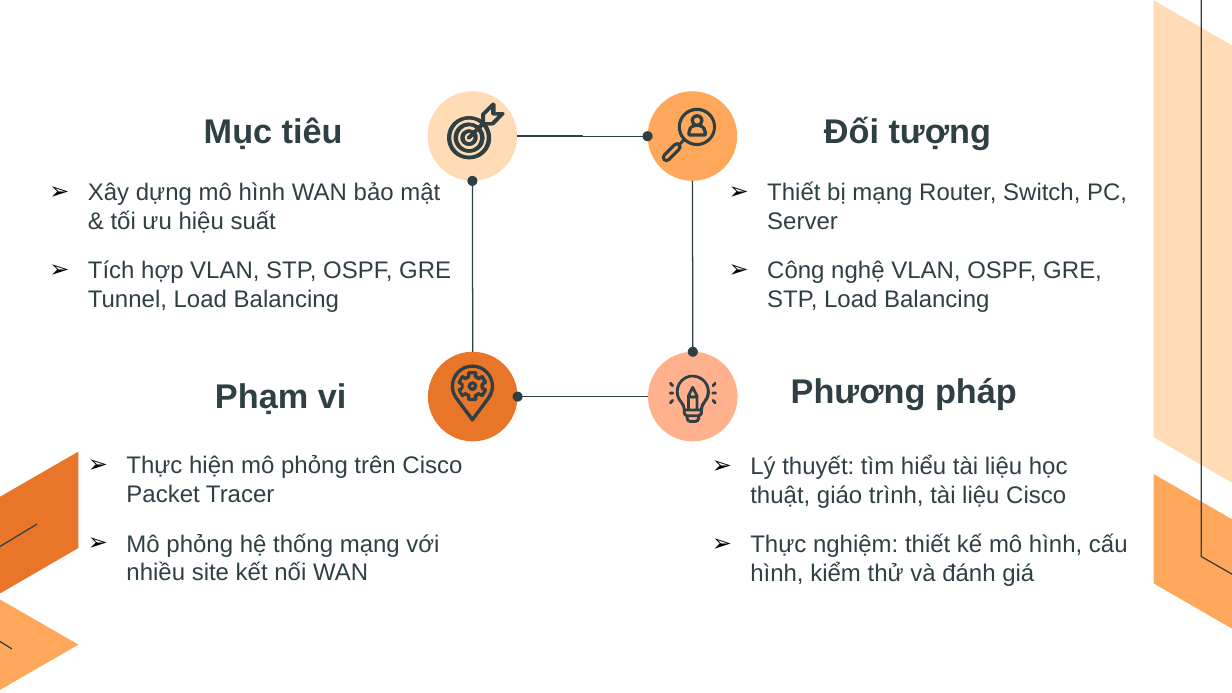
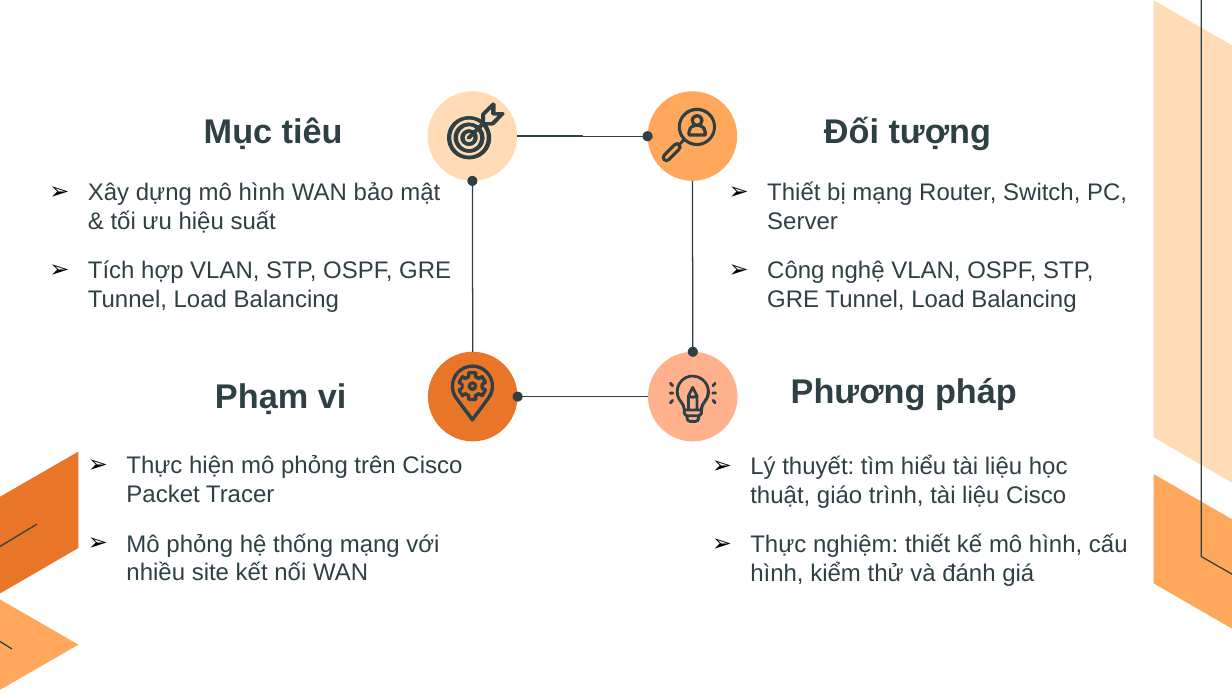
Before and after one commit to TrangThanhHieu/tn-da21ttb-110121023-trangthanhhieu-xaydungmohinhmangwanbaomattoiuuhieusuat-cpt, a slide deck: slide 4 of docs/110121023_TrangThanhHieu_Da21TTB.pptx. Drawn at 1232x693 pixels with LibreOffice and Linux fonts; fonts in the diff are those of the drawing. Boxes give left, top, right and bottom in pixels: in the first picture for what was removed or moved away, otherwise in the second. Text is boxed around its words. In the diff, an @@ line names an element or a change of style, - is before the commit and + after.

```diff
--- a/docs/110121023_TrangThanhHieu_Da21TTB.pptx
+++ b/docs/110121023_TrangThanhHieu_Da21TTB.pptx
@@ text at [767, 260, 1093, 312]: text changed @@
-➢ Công nghệ VLAN, OSPF, GRE, STP, Load Balancing
+➢ Công nghệ VLAN, OSPF, STP, GRE Tunnel, Load Balancing
```
Also in this commit, not shown: 5 other slides changed, 1 slide added, 1 slide removed, 4 other files.
